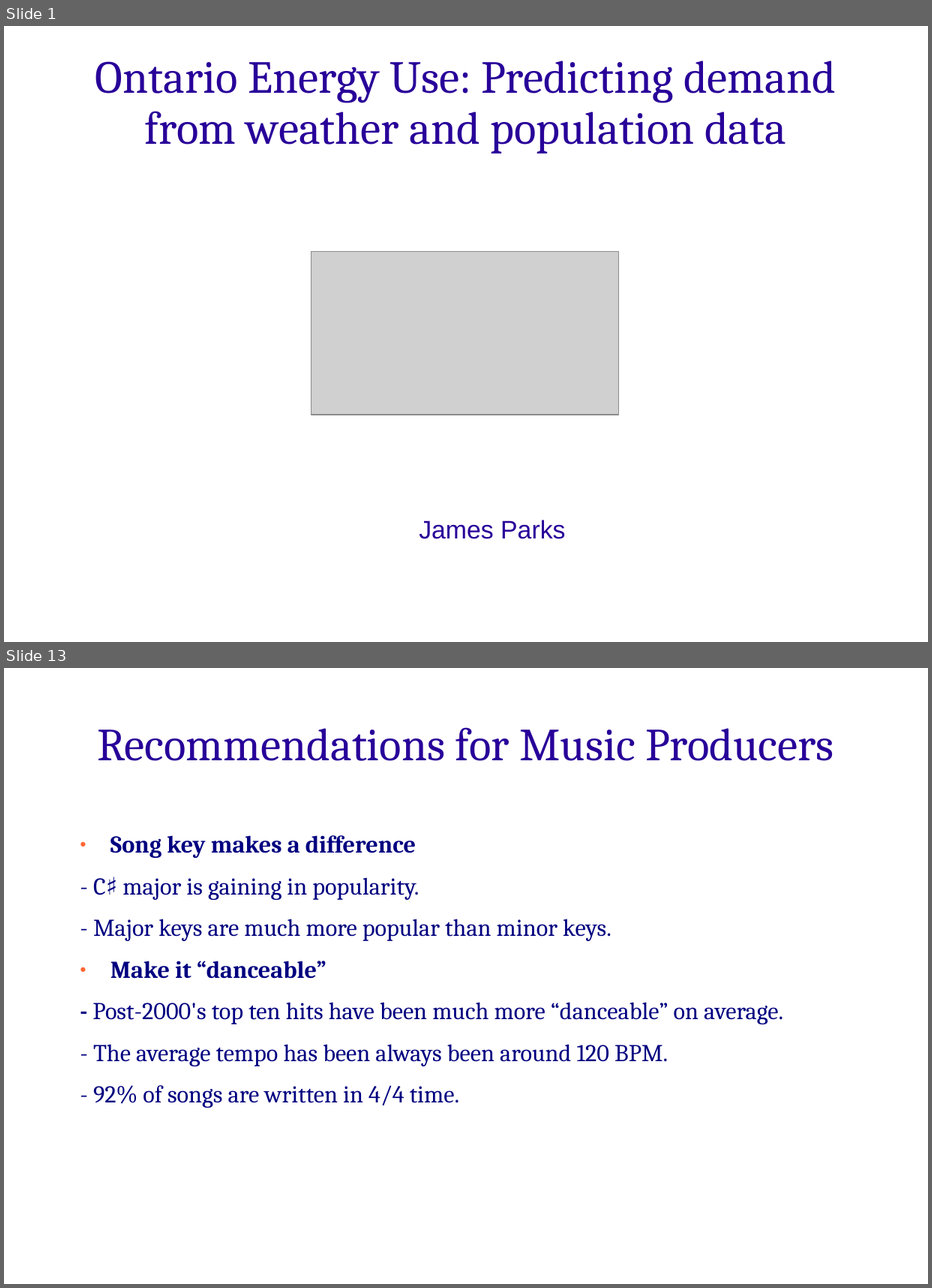
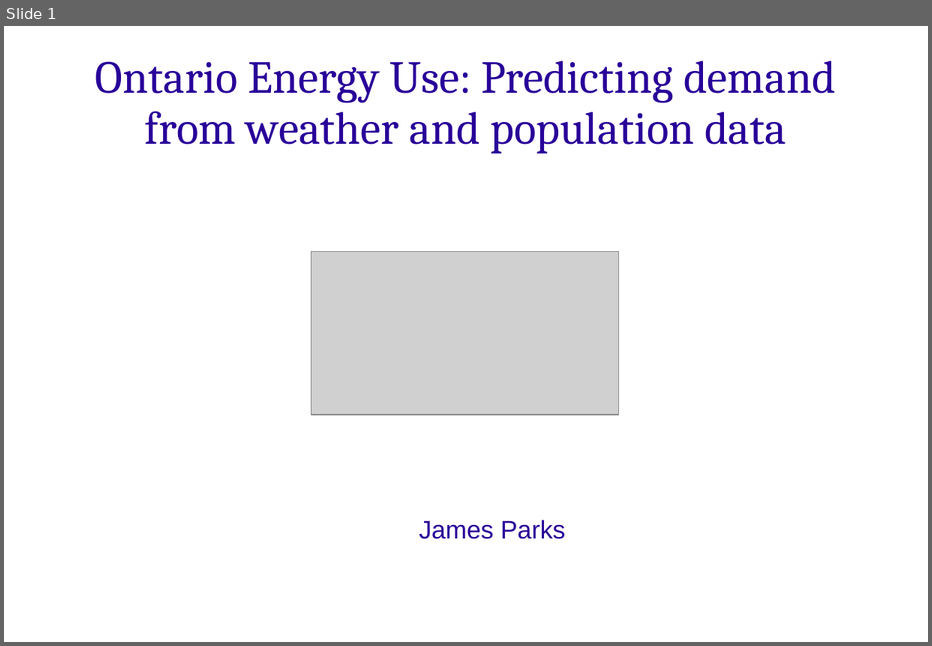
Before and after one commit to james-parks/Project2, a slide deck: capstone_project_presentation_energy.ppt. Shown one above the other, each under a label of ours: slides 1 and 13 before the commit, slide 1 after it; the slides between them are not shown. The pictures are 932x1288 and 932x646 pixels, drawn with LibreOffice and Linux fonts; fonts in the diff are those of the drawing; grey boxes stand for pictures; background and template pictures are left out. Boxes give left, top, right and bottom in pixels: in the first picture for what was removed or moved away, otherwise in the second. Text is boxed around its words. In the diff, an @@ line names an element or a change of style, - is before the commit and + after.

```diff
--- a/capstone_project_presentation_energy.ppt
+++ b/capstone_project_presentation_energy.ppt
@@ slide 13 removed at [4, 668, 928, 1284], background picture (left out) @@
@@ text removed at [97, 727, 834, 761] @@
-Recommendations for Music Producers
@@ text removed at [92, 835, 783, 1108] @@
-● Song key makes a difference
-- C♯ major is gaining in popularity.
-- Major keys are much more popular than minor keys.
-● Make it “danceable”
-- Post-2000's top ten hits have been much more “danceable” on average.
-- The average tempo has been always been around 120 BPM.
-- 92% of songs are written in 4/4 time.
```
Also in this commit, not shown: 1 slide changed, 10 slides added, 11 other slides removed, 2 other files.
